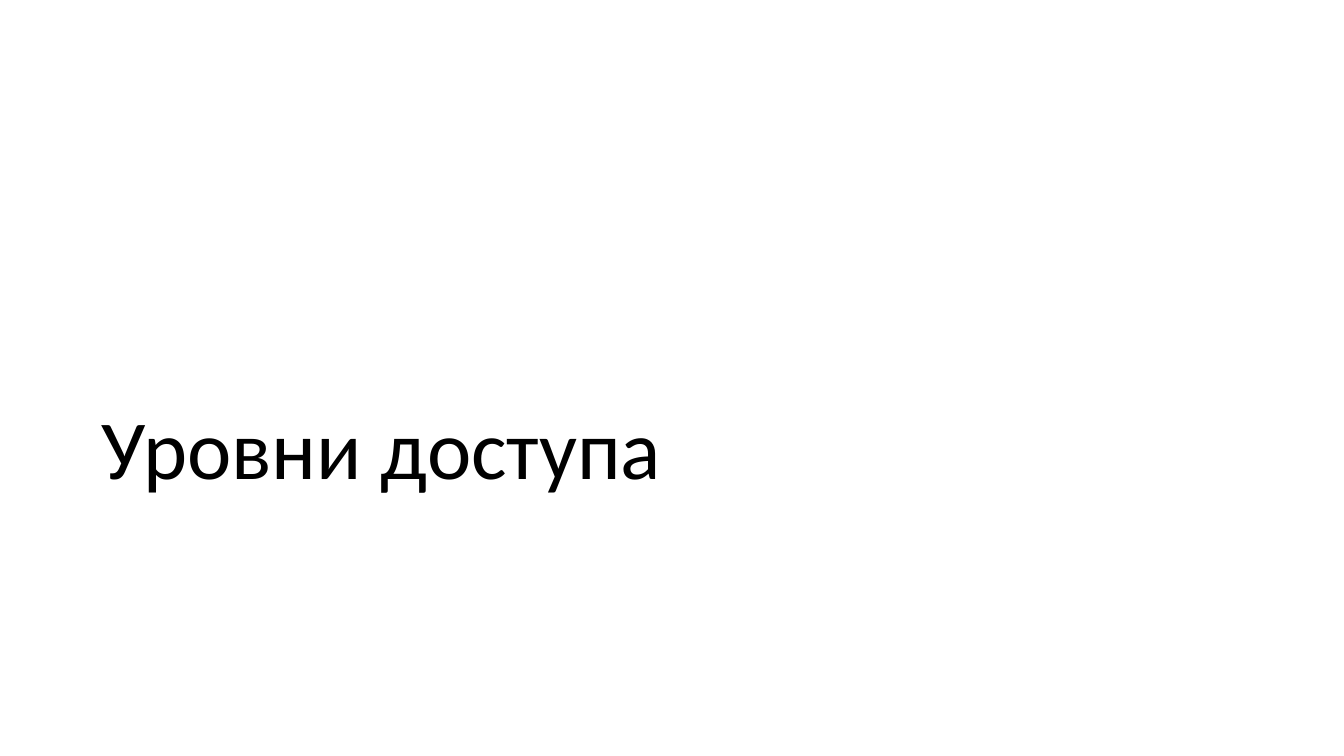
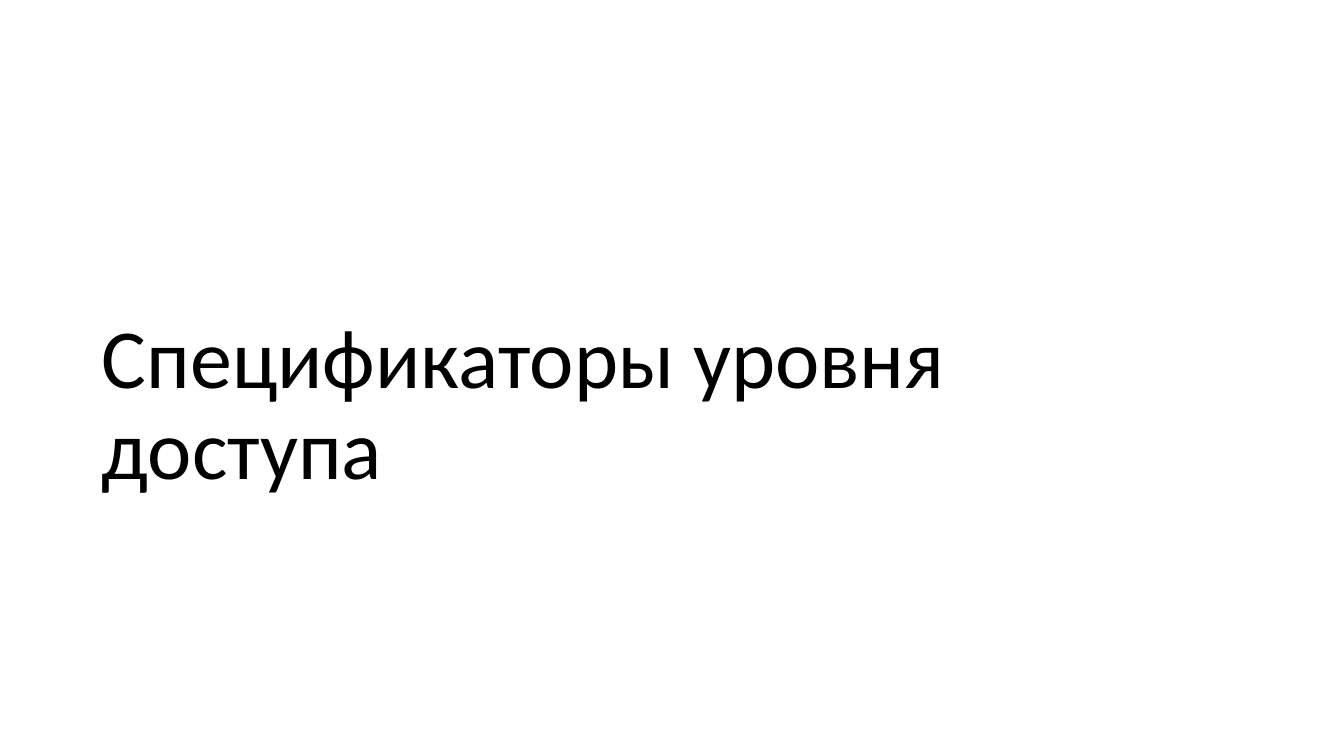
Before and after one commit to alexey-malov/oop, a slide deck: slide 44 of lectures/02/Основы ООП.pptx (slide 43 before the commit). Drawn at 1344x756 pixels with LibreOffice and Linux fonts; fonts in the diff are those of the drawing. Boxes give left, top, right and bottom in pixels: in the first picture for what was removed or moved away, otherwise in the second. Text is boxed around its words. In the diff, an @@ line names an element or a change of style, - is before the commit and + after.

```diff
--- a/lectures/02/Основы ООП.pptx
+++ b/lectures/02/Основы ООП.pptx
@@ title at box(102, 331, 944, 493): text changed @@
-Уровни доступа
+Спецификаторы уровня доступа
```
Also in this commit, not shown: 8 other slides changed, 3 slides added, 7 slides removed, 4 other files.
